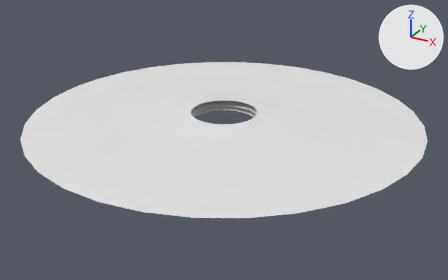
An edit to the glTF model Project/Resources/Models/BlackHoleRing/blackHoleRing.gltf, drawn before and after from the same camera.
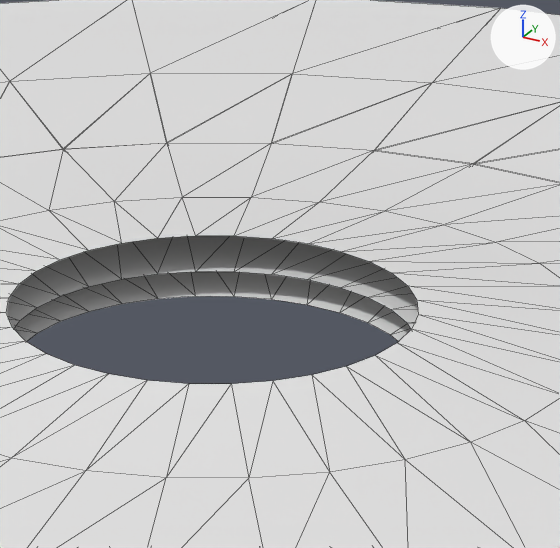
Each version is shown whole from a camera (50 mm lens) standing at (1.43, -2.599, 1.185) and looking at (0.022, -0.04, -0.094), then close up on the part from 42% to 62% of the width and 22% to 54% of the height. Arrows for +X, +Y and +Z are at upper right; the lights stay in place. The older version's two pictures come first. The close-ups show mesh edges as thin lines. Where no turn or scale is listed for an object, it has been applied to the vertices. Vertices at exactly the same position are counted once.

Objects in the first close-up: 'kipi.001', 'kipi.002'.
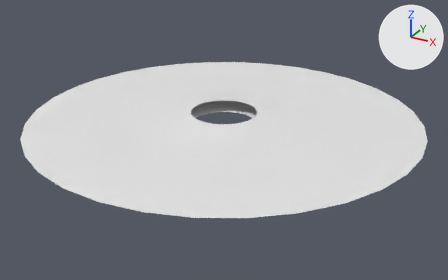
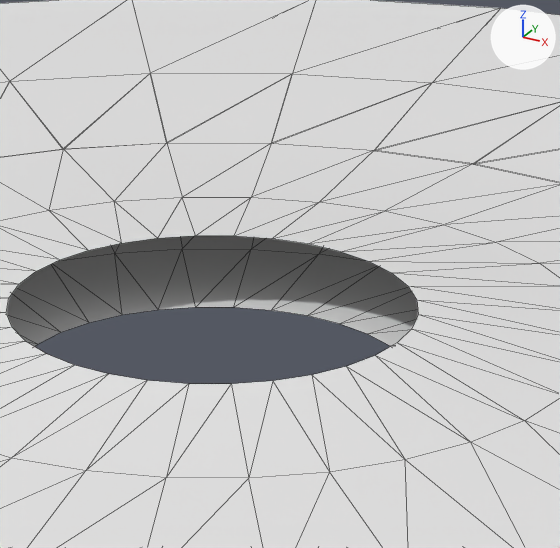
Where the change shows, as pixel boxes (x1, y1, x2, y2) in the close-ups (560 x 548 px; the box of a moved part takes in the faces that stretch with it):
'kipi.001', reshaped: before (6, 236, 418, 329); after (6, 236, 418, 347)
part 1 of me_円柱_002, moved or reshaped: before (6, 236, 418, 329); after (6, 249, 418, 347)
part 2 of me_円柱_002, moved or reshaped (not visible before): after (59, 236, 366, 261)
part 3 of me_円柱_003, deleted: before (14, 272, 411, 342)

Edits to the bpy script that builds the scene:
```text
Change me_円柱_002:
    used by ob_kipi_001; location = (0.0, 0.0, 0.0)
    remove me_円柱_002.from_pydata(...)  # 160 vertices, 256 faces; spans x -1.0..1.0, y -1.0..1.0, z 0.01
    add me_円柱_002.from_pydata(...)  # 160 vertices, 256 faces; spans x -1.0..1.0, y -1.0..1.0, z -0.02..0.01
    me_円柱_002 part 1: all 64 vertices in x -0.32..0.32, y -0.32..0.32, z 0.01 are moved by (0.0, 0.0, -0.03)
    me_円柱_002 part 2: 32 of the vertices in x -0.5..0.5, y -0.5..0.5, z 0.01 are moved by (0.0, 0.0, -0.01)
Change me_円柱_003:
    used by ob_kipi_002; location = (0.0, 0.0, -0.2275)
    remove me_円柱_003.from_pydata(...)  # 256 vertices, 448 faces; spans x -1.0..1.0, y -1.0..1.0, z 0.21..0.27
    add me_円柱_003.from_pydata(...)  # 192 vertices, 320 faces; spans x -1.0..1.0, y -1.0..1.0, z 0.24..0.27
    me_円柱_003 part 3
    64 vertices are removed from x -0.32..0.32, y -0.32..0.32, z 0.21..0.23
    128 faces are deleted
```
